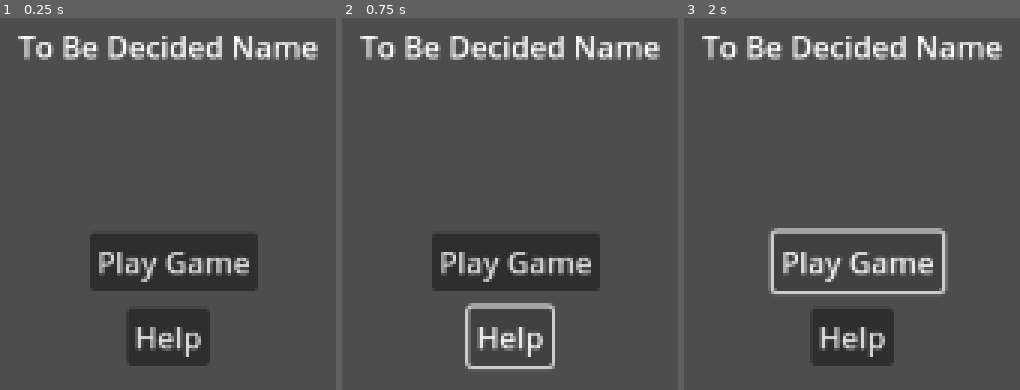
Above: before the commit, frames 1-3 (left to right).
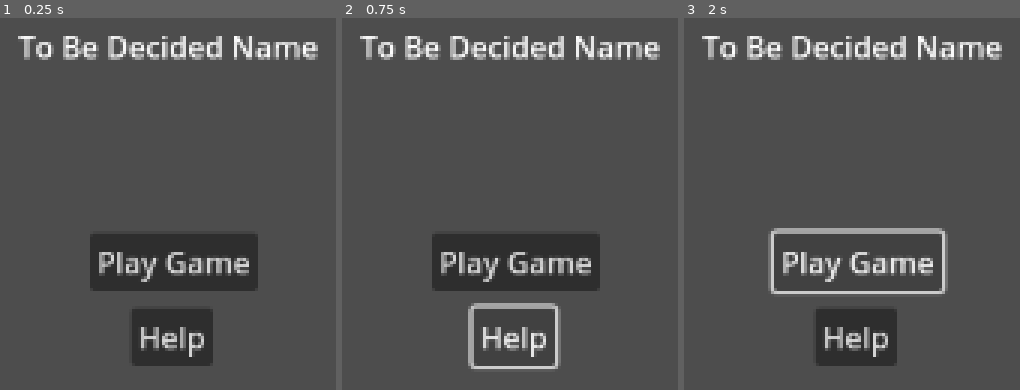
Above: after the commit, the same moments.

Repository: Bratah123/BrackeysJam2024.1
Game: Godot game, scene res://main_menu.tscn
Two runs of this game, one before a commit and one after it. Both use one fixed random seed, a clock stepped at 60 frames per second and the inputs below.
Inputs:
- Up to frame 1 (0.25 s): no input
- Up to frame 2 (0.75 s): click "Help" at 0.5 s
- Up to frame 3 (2 s): click "Play Game" at 1.25 s

The runs differ from the first frame. In frame 1, 1.0% of the frame differs, in the area x 38-64%, y 78-93%; in frame 2, 1.8%, in the area x 36-66%, y 76-95%; in frame 3, 1.0%.

Commit message:
FEAT: Move help button a little to the right

Diff:
--- a/main_menu.tscn
+++ b/main_menu.tscn
@@ -36,10 +36,10 @@
 text = "Play Game
 "
 
-[node name="Button" type="Button" parent="Control"]
+[node name="HelpButton" type="Button" parent="Control"]
 layout_mode = 0
-offset_left = 660.0
+offset_left = 662.0
 offset_top = 400.0
-offset_right = 704.0
+offset_right = 706.0
 offset_bottom = 431.0
 text = "Help"
